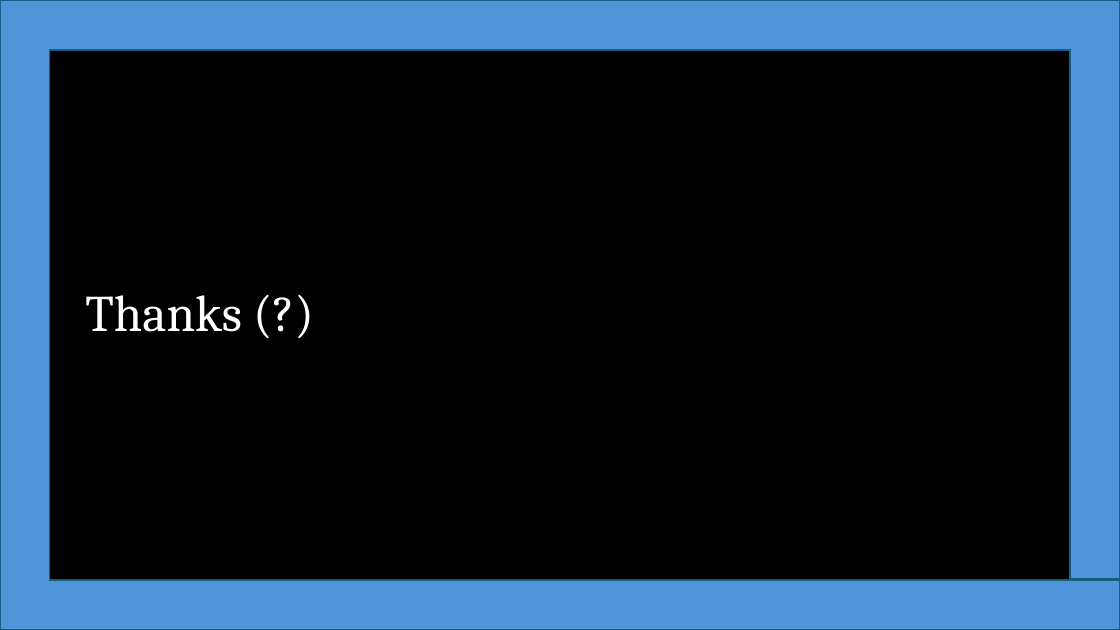
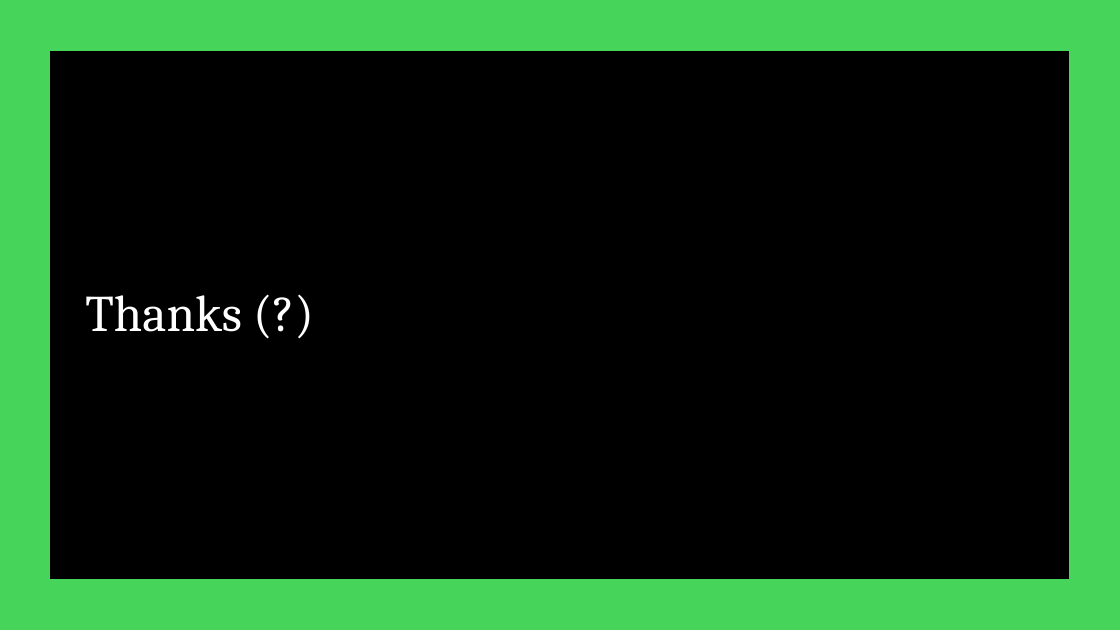
Before and after one commit to shafiqr-kmsw/matricphys, a slide deck: slide 94 of howtoreadbook/slides.pptx (slide 93 before the commit). Drawn at 1120x630 pixels with LibreOffice and Linux fonts; fonts in the diff are those of the drawing. Boxes give left, top, right and bottom in pixels: in the first picture for what was removed or moved away, otherwise in the second. Text is boxed around its words. In the diff, an @@ line names an element or a change of style, - is before the commit and + after.

```diff
--- a/howtoreadbook/slides.pptx
+++ b/howtoreadbook/slides.pptx
@@ freeform shape at (0,1,1120,630): fill #4E95D9 to #47D45A; outline #156082 1.5 pt to #47D45A 1.5 pt @@
```
Also in this commit, not shown: 1 slide added, 1 other file.
